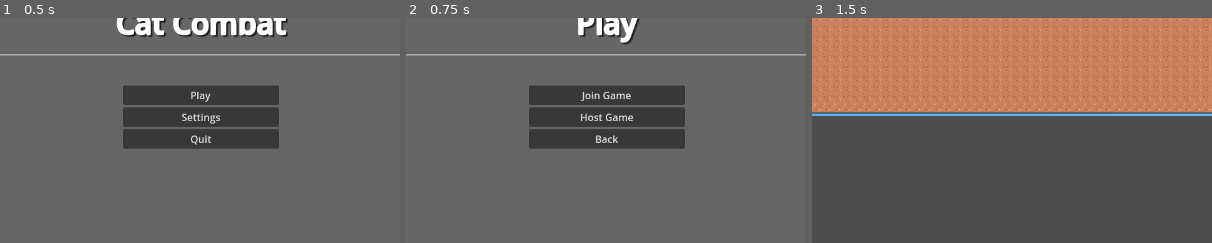
Above: before the commit, frames 1-3 (left to right).
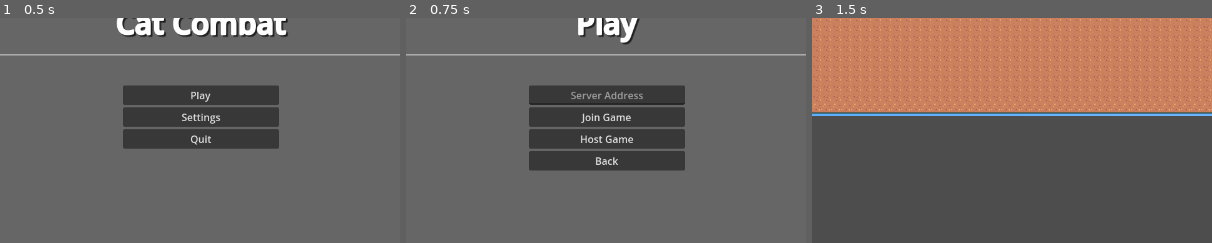
Above: after the commit, the same moments.

Repository: F1zzy31f/Glob-Game
Game: Godot game, scene res://scenes/MainMenu.tscn
Same seed, same stepped clock (60 frames per second), same inputs: the game is played once before the commit and once after it.
Inputs:
- Up to frame 1 (0.5 s): no input
- Up to frame 2 (0.75 s): click "Play" at 0.5 s
- Up to frame 3 (1.5 s): click "Host Game" at 1.25 s
The pictures show only the part of the screen within x 25-75%, y 21-71%; the shares and areas given below are measured in that part.

Frame 1 is identical in both runs. In frame 2, 4.1% of the frame differs, in the area x 30-70%, y 32-68%; in frame 3, nothing differs.

Commit message:
Add ip address setter

Diff:
--- a/scenes/InventoryItem.tscn
+++ b/scenes/InventoryItem.tscn
@@ -2,6 +2,7 @@
 
 [node name="InventoryItem" type="ColorRect"]
 custom_minimum_size = Vector2(0, 32)
+offset_bottom = 32.0
 
 [node name="ItemName" type="Label" parent="."]
 layout_mode = 1
--- a/scenes/MainMenu.tscn
+++ b/scenes/MainMenu.tscn
@@ -142,6 +142,11 @@
 grow_horizontal = 2
 grow_vertical = 2
 
+[node name="IPAddress" type="LineEdit" parent="Menus/PlayMenu/Content"]
+layout_mode = 2
+placeholder_text = "Server Address"
+alignment = 1
+
 [node name="JoinGame" type="Button" parent="Menus/PlayMenu/Content"]
 layout_mode = 2
 text = "Join Game"
@@ -207,6 +212,7 @@
 [connection signal="pressed" from="Menus/TitleMenu/Content/Play" to="." method="_on_play_pressed"]
 [connection signal="pressed" from="Menus/TitleMenu/Content/Settings" to="." method="_on_settings_pressed"]
 [connection signal="pressed" from="Menus/TitleMenu/Content/Quit" to="." method="_on_quit_pressed"]
+[connection signal="text_changed" from="Menus/PlayMenu/Content/IPAddress" to="." method="_on_ip_address_text_changed"]
 [connection signal="pressed" from="Menus/PlayMenu/Content/JoinGame" to="." method="_on_join_game_pressed"]
 [connection signal="pressed" from="Menus/PlayMenu/Content/HostGame" to="." method="_on_host_game_pressed"]
 [connection signal="pressed" from="Menus/PlayMenu/Content/Back" to="." method="_on_back_pressed"]
--- a/scripts/MainMenuManager.gd
+++ b/scripts/MainMenuManager.gd
@@ -27,3 +27,6 @@
 	get_tree().change_scene_to_file("res://scenes/Map.tscn")
 
 	Network.host_server()
+
+func _on_ip_address_text_changed(new_text):
+	Network.set_server_address(new_text)
